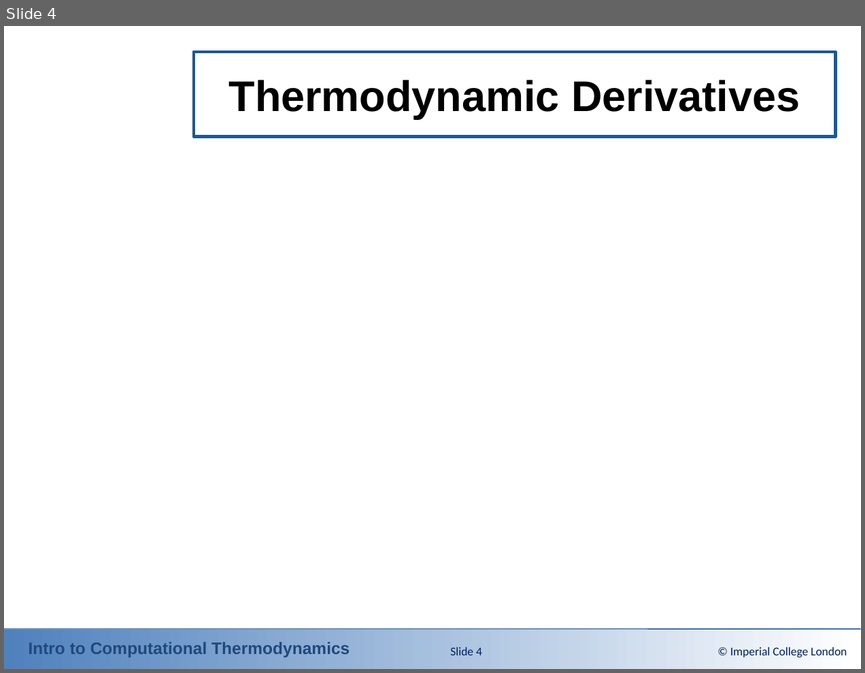
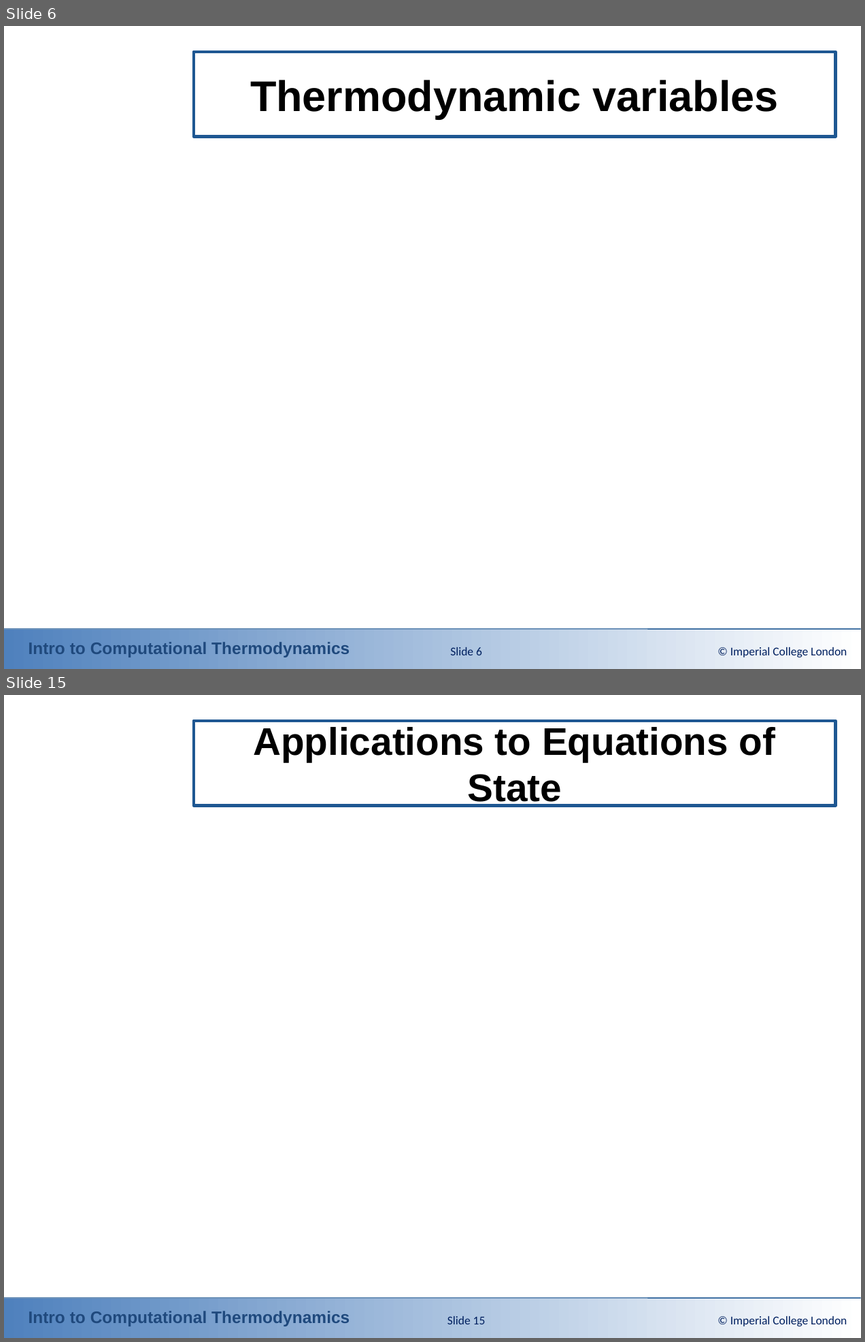
Before and after one commit to ClapeyronThermo/introduction-to-computational-thermodynamics, a slide deck: Part 1 - Review/Powerpoint Slides/1-1_Introduction.pptx. Shown one above the other, each under a label of ours: slide 4 before the commit, slides 6 and 15 after it; the slides between them are not shown. The pictures are 865x673 and 865x1342 pixels, drawn with LibreOffice and Linux fonts; fonts in the diff are those of the drawing; grey boxes stand for pictures; background and template pictures are left out. Boxes give left, top, right and bottom in pixels: in the first picture for what was removed or moved away, otherwise in the second. Text is boxed around its words. In the diff, an @@ line names an element or a change of style, - is before the commit and + after.

```diff
--- a/Part 1 - Review/Powerpoint Slides/1-1_Introduction.pptx
+++ b/Part 1 - Review/Powerpoint Slides/1-1_Introduction.pptx
@@ slide 15 added at bbox=[4, 695, 861, 1338], background #FFFFFF; not listed: 3 template elements that a slide beside it also shows @@
@@ title added at bbox=[193, 721, 835, 806], outline #1E5792 2.5 pt, 32.4 pt, text #000000, bold @@
+Applications to Equations of State
@@ page number added at bbox=[447, 1316, 485, 1324], 10 pt, text #002060 @@
+Slide 15
@@ text added at bbox=[730, 1316, 847, 1326], 10 pt, text #002060 @@
+© Imperial College London
@@ what was slide 4 is now slide 6 @@
@@ slide 6 changed as well @@
@@ title at bbox=[250, 80, 779, 118]: text changed @@
-Thermodynamic Derivatives
+Thermodynamic variables
@@ page number at bbox=[450, 647, 482, 655]: text changed @@
-Slide 4
+Slide 6
```
Also in this commit, not shown: 2 other slides changed, 18 other slides added, 15 other files.
